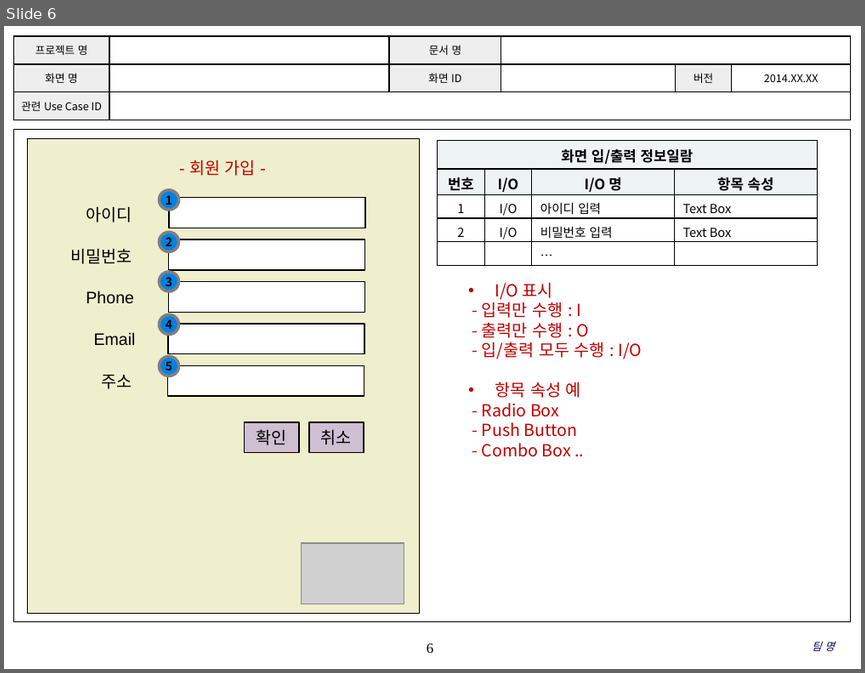
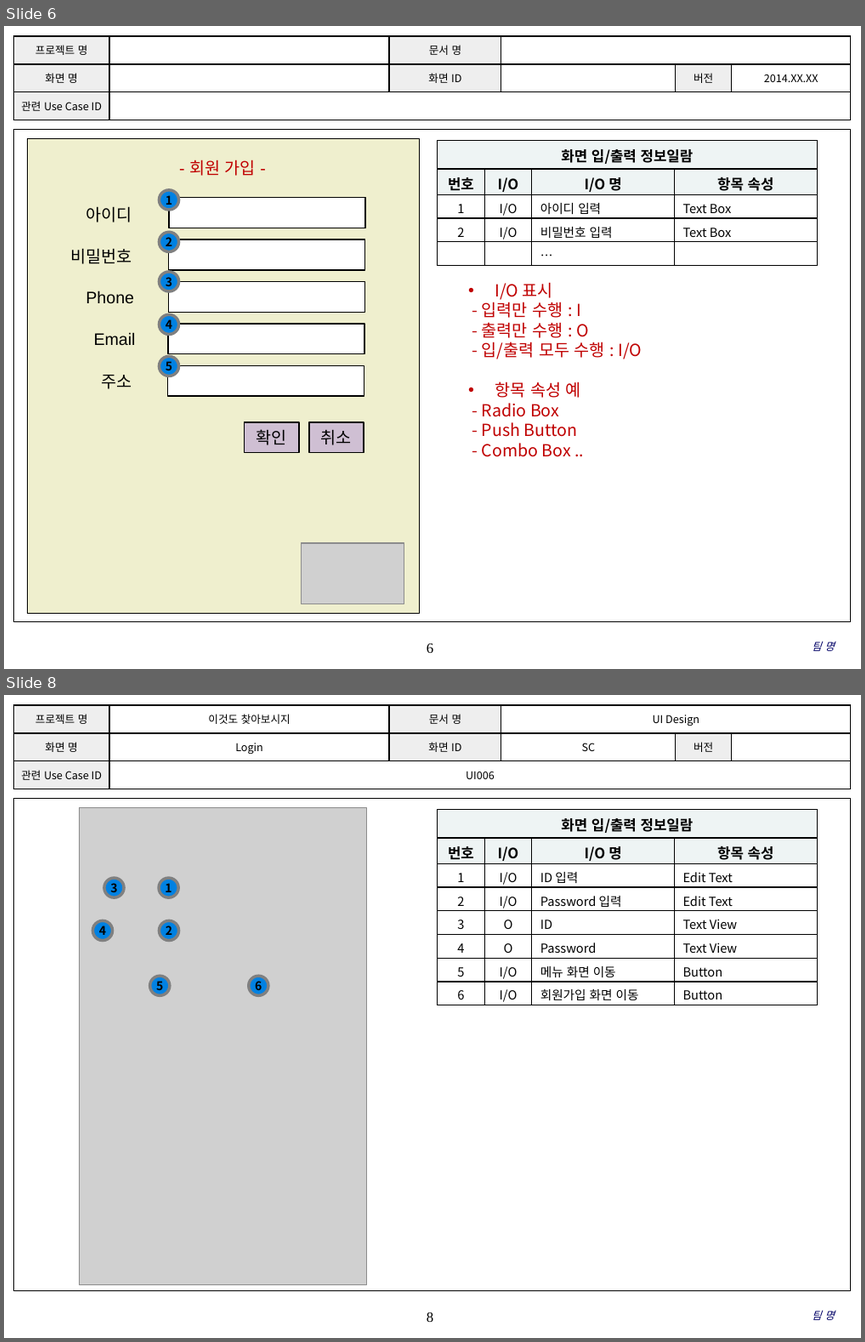
Before and after one commit to SMU-SE-Admin/2018_Capstone_D.VA_Doc, a slide deck: 03 설계/UI Design.pptx. Shown one above the other, each under a label of ours: slide 6 before the commit, slides 6 and 8 after it; the slides between them are not shown. The pictures are 865x673 and 865x1342 pixels, drawn with LibreOffice and Linux fonts; fonts in the diff are those of the drawing; grey boxes stand for pictures; background and template pictures are left out. Boxes give left, top, right and bottom in pixels: in the first picture for what was removed or moved away, otherwise in the second. Text is boxed around its words. In the diff, an @@ line names an element or a change of style, - is before the commit and + after.

Commit message:
#1092 Login UI 설계 추가
#1092 Login UI 설계 추가

```diff
--- a/03 설계/UI Design.pptx
+++ b/03 설계/UI Design.pptx
@@ slide 8 added at bbox=[4, 695, 861, 1338], background #FFFFFF; not listed: 2 template elements that a slide beside it also shows @@
@@ table added at bbox=[13, 705, 850, 789], 3 rows, 6 columns @@
+프로젝트 명 | 이것도 찾아보시지 | 문서 명 | UI Design |  | 
+화면 명 | Login | 화면 ID | SC | 버전 | 
+관련 Use Case ID | UI006 |  |  |  | 
@@ picture added at bbox=[80, 808, 367, 1285] @@
@@ table added at bbox=[438, 810, 817, 1005], 8 rows, 4 columns @@
+화면 입/출력 정보일람 |  |  | 
+번호 | I/O | I/O 명 | 항목 속성
+1 | I/O | ID 입력 | Edit Text
+2 | I/O | Password 입력 | Edit Text
+3 | O | ID | Text View
+4 | O | Password | Text View
+5 | I/O | 메뉴 화면 이동 | Button
+6 | I/O | 회원가입 화면 이동 | Button
@@ ellipse added at bbox=[104, 878, 124, 897], fill #0081E2, outline #808080 2.5 pt, 10 pt, text #000000, bold @@
+3
@@ ellipse added at bbox=[159, 878, 179, 897], fill #0081E2, outline #808080 2.5 pt, 10 pt, text #000000, bold @@
+1
@@ ellipse added at bbox=[93, 920, 113, 940], fill #0081E2, outline #808080 2.5 pt, 10 pt, text #000000, bold @@
+4
@@ ellipse added at bbox=[159, 920, 179, 940], fill #0081E2, outline #808080 2.5 pt, 10 pt, text #000000, bold @@
+2
@@ ellipse added at bbox=[149, 976, 170, 996], fill #0081E2, outline #808080 2.5 pt, 10 pt, text #000000, bold @@
+5
@@ ellipse added at bbox=[248, 976, 268, 996], fill #0081E2, outline #808080 2.5 pt, 10 pt, text #000000, bold @@
+6
@@ text added at bbox=[812, 1310, 834, 1320], 9 pt, text #000066, italic @@
+팀 명
```
Also in this commit, not shown: 2 slides changed, 1 other slide added.
